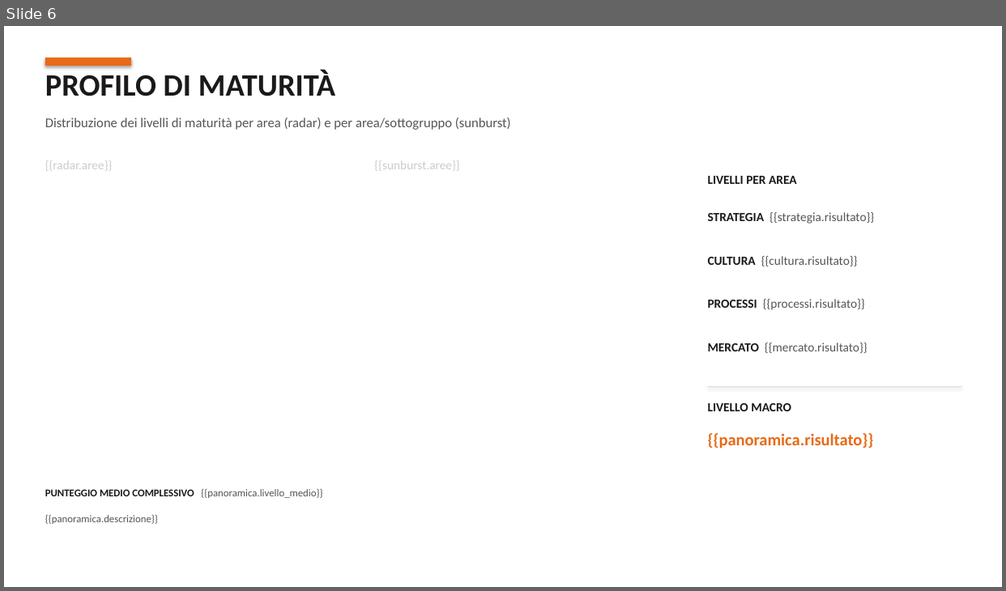
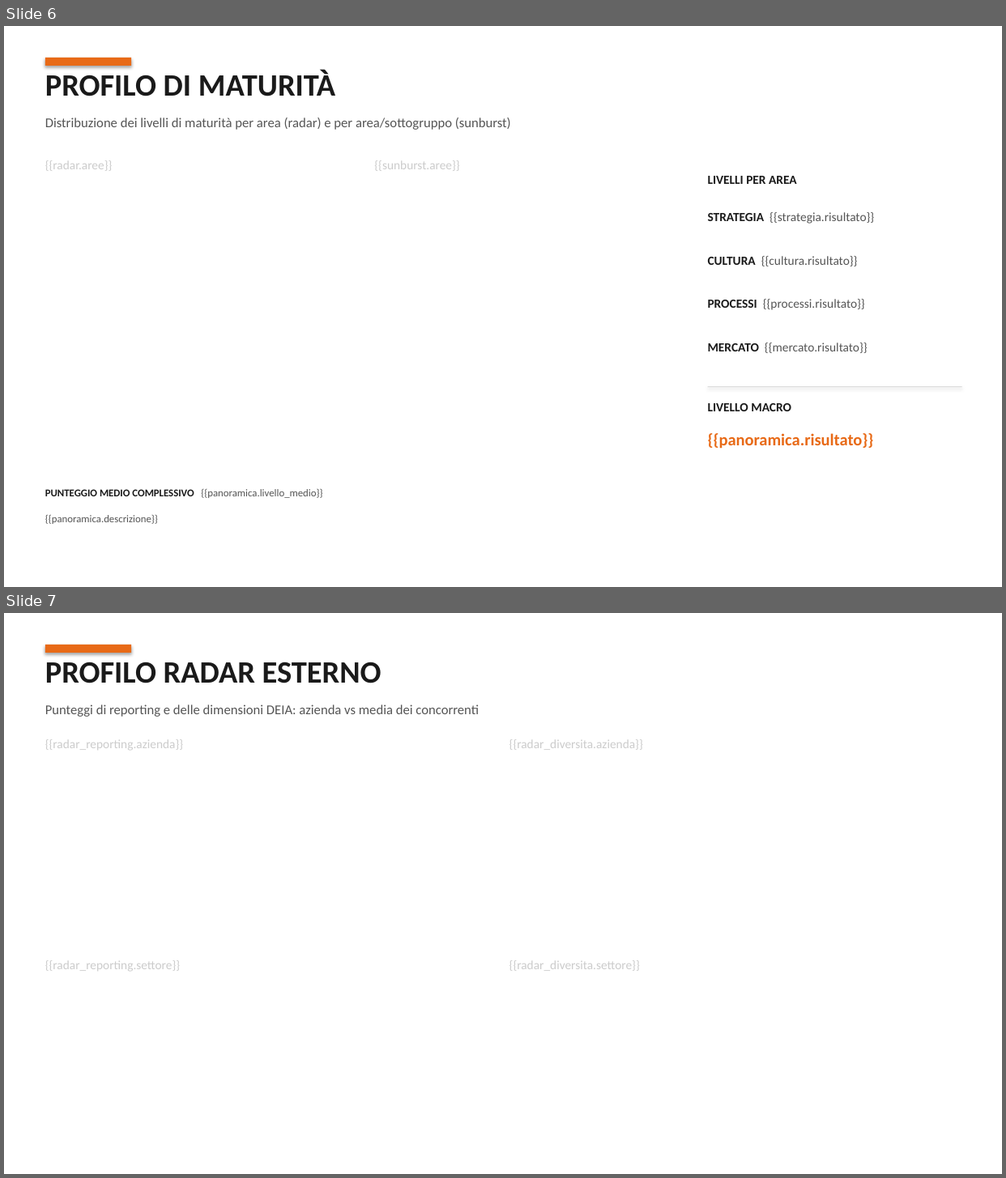
Before and after one commit to Frenz86/OsservatorioGalactica, a slide deck: mod1/template_esempio.pptx. Shown one above the other, each under a label of ours: slide 6 before the commit, slides 6 and 7 after it. The pictures are 1006x591 and 1006x1178 pixels, drawn with LibreOffice and Linux fonts; fonts in the diff are those of the drawing. Boxes give left, top, right and bottom in pixels: in the first picture for what was removed or moved away, otherwise in the second. Text is boxed around its words. In the diff, an @@ line names an element or a change of style, - is before the commit and + after.

```diff
--- a/mod1/template_esempio.pptx
+++ b/mod1/template_esempio.pptx
@@ slide 7 added at bbox=[4, 613, 1002, 1174], background #FFFFFF @@
@@ rectangle added at bbox=[45, 645, 131, 653], fill #E86A17 @@
@@ text added at bbox=[45, 662, 381, 683], 30 pt, text #1A1A1A, bold @@
+PROFILO RADAR ESTERNO
@@ text added at bbox=[45, 705, 479, 717], 13 pt, text #555555 @@
+Punteggi di reporting e delle dimensioni DEIA: azienda vs media dei concorrenti
@@ text added at bbox=[45, 739, 183, 750], 12 pt, text #CCCCCC @@
+{{radar_reporting.azienda}}
@@ text added at bbox=[509, 739, 643, 750], 12 pt, text #CCCCCC @@
+{{radar_diversita.azienda}}
@@ text added at bbox=[45, 960, 180, 971], 12 pt, text #CCCCCC @@
+{{radar_reporting.settore}}
@@ text added at bbox=[509, 960, 640, 971], 12 pt, text #CCCCCC @@
+{{radar_diversita.settore}}
```
Also in this commit, not shown: 3 other slides added, 12 other files.
